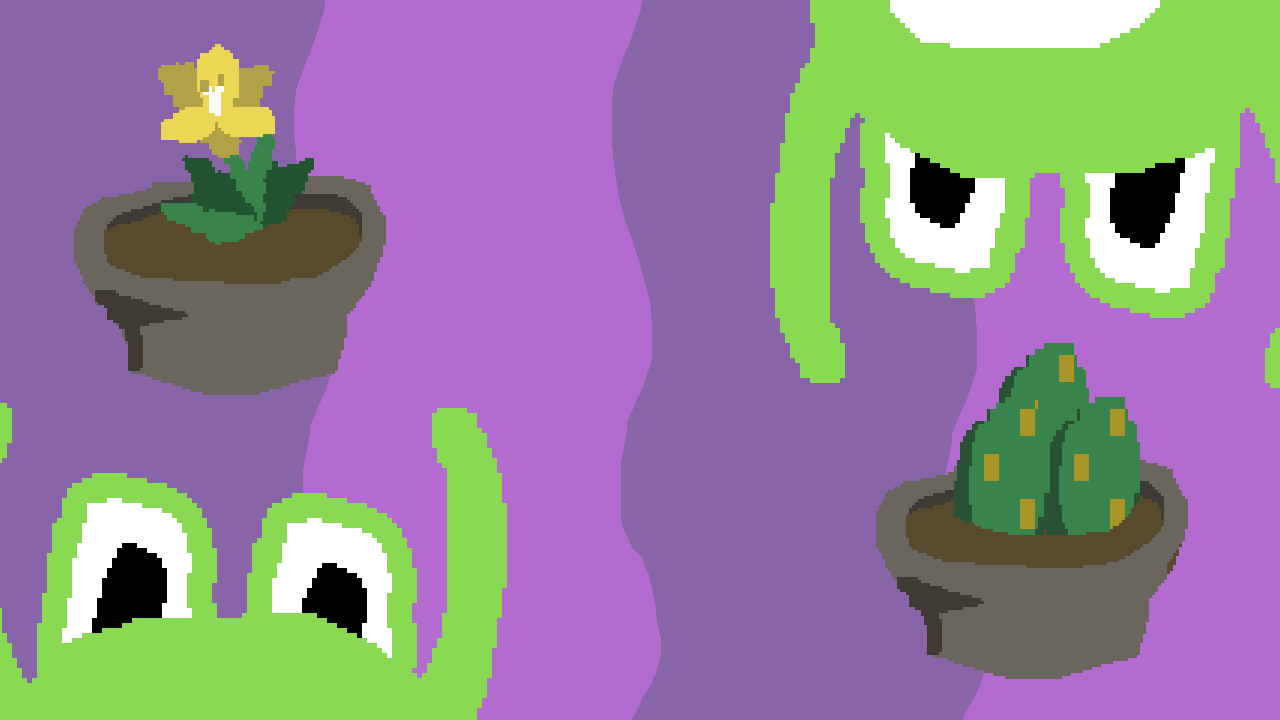
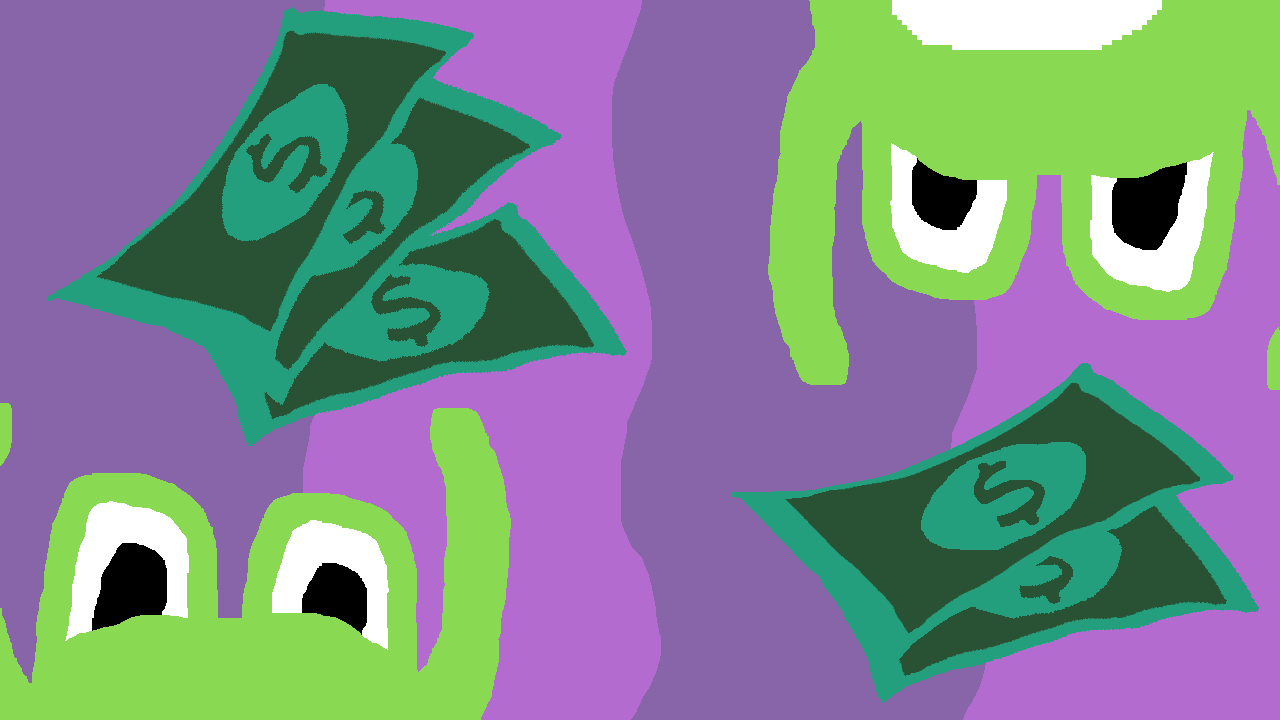
Before/after of a 1280×720 layered artwork. What changed in the layer stack:
added layer "Layer 5 copy 3" above "Layer 4 copy 7" over left=222, top=84, right=349, bottom=241
added layer "Layer 4 copy 7" above "Layer 4 copy 6" over left=96, top=29, right=446, bottom=332
added layer "Layer 4 copy 6" above "Layer 6 copy 2" over left=47, top=7, right=474, bottom=367
added layer "Layer 5 copy 2" above "Layer 4 copy 5" over left=271, top=143, right=418, bottom=279
added layer "Layer 4 copy 5" above "Layer 4 copy 4" over left=134, top=84, right=530, bottom=370
added layer "Layer 4 copy 4" above "Layer 6 copy 4" over left=81, top=63, right=562, bottom=405
added layer "Layer 5 copy 4" above "Layer 4 copy 9" over left=311, top=263, right=490, bottom=362
added layer "Layer 4 copy 9" above "Layer 4 copy 8" over left=187, top=219, right=594, bottom=419
added layer "Layer 4 copy 8" above "Layer 6" over left=137, top=202, right=627, bottom=446
added layer "Layer 5" above "Layer 4 copy" over left=921, top=442, right=1086, bottom=550
added layer "Layer 4 copy" above "Layer 4" over left=785, top=383, right=1200, bottom=633
added layer "Layer 4" above "Layer 6 copy" over left=732, top=363, right=1233, bottom=665
added layer "Layer 5 copy" above "Layer 4 copy 3" over left=944, top=520, right=1122, bottom=619
added layer "Layer 4 copy 3" above "Layer 4 copy 2" over left=820, top=476, right=1227, bottom=676
added layer "Layer 4 copy 2" above "Background copy 2" over left=770, top=459, right=1259, bottom=703
renamed "Background copy" to "Background copy 2", moved it above "Background", painted on it over left=768, top=0, right=1280, bottom=390
removed layer "Background" (3rd of 4) over left=0, top=403, right=506, bottom=720
painted on "Background" (1st of 2) over left=0, top=44, right=511, bottom=720
removed layer "Background" (2nd of 4) over left=876, top=343, right=1188, bottom=679
…and 5 more changes (5 added)
